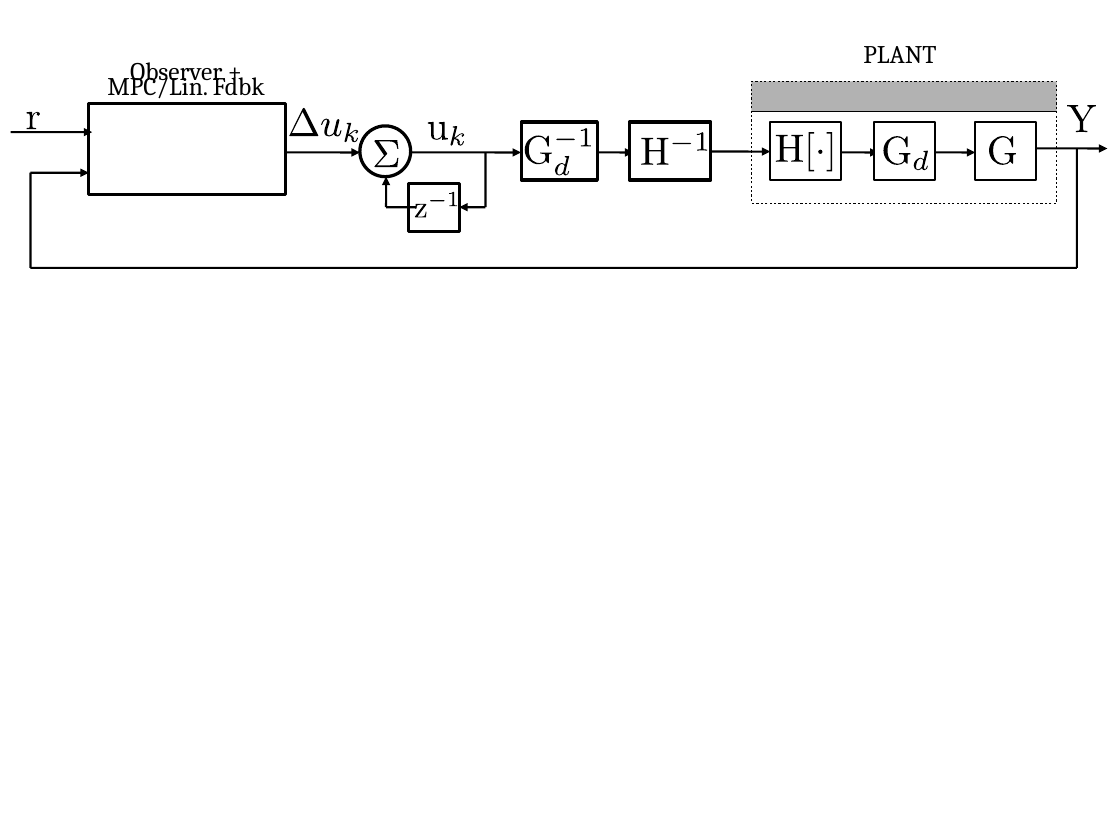
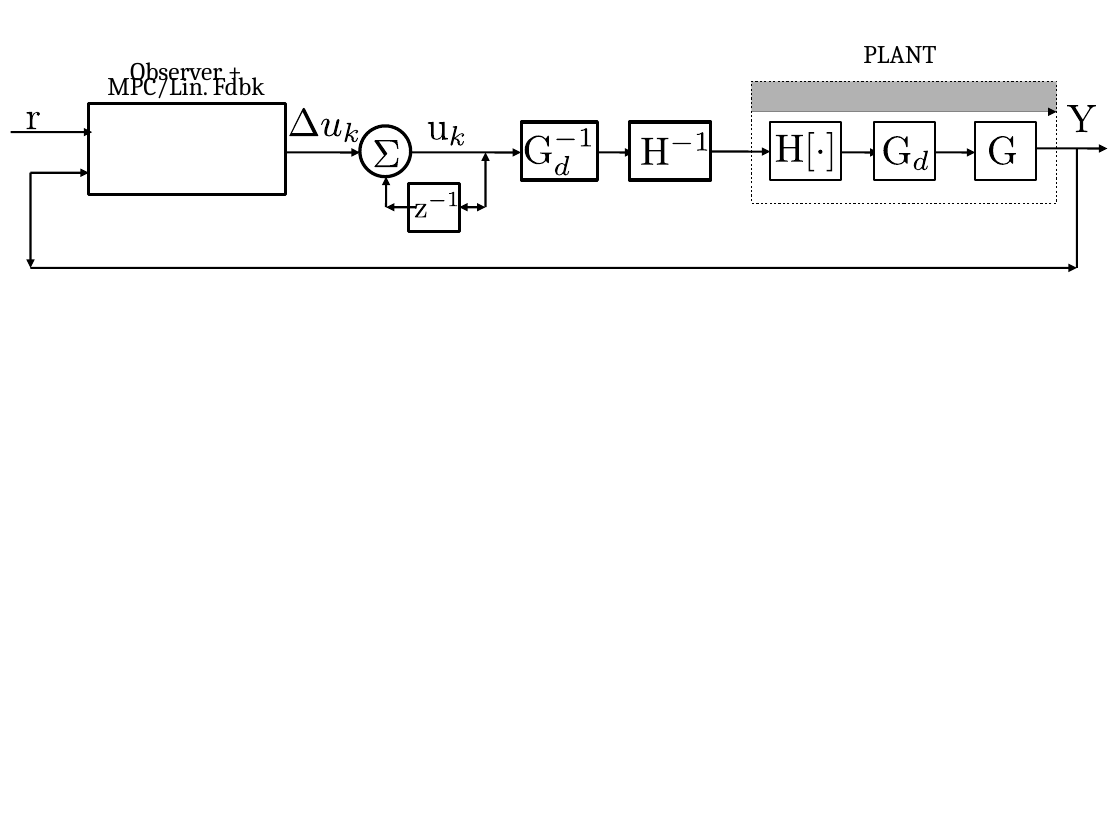
Before and after one commit to BruceXiefromnpu/afm_mpc, a slide deck: slide 2 of latex/figures/blocks/ss_block_diagram.odp. Drawn at 1120x840 pixels with LibreOffice and Linux fonts; fonts in the diff are those of the drawing. Boxes give left, top, right and bottom in pixels: in the first picture for what was removed or moved away, otherwise in the second. Text is boxed around its words. In the diff, an @@ line names an element or a change of style, - is before the commit and + after.

```diff
--- a/latex/figures/blocks/ss_block_diagram.odp
+++ b/latex/figures/blocks/ss_block_diagram.odp
@@ line (752, 112) - (1057, 112): line to arrow @@
@@ line (30, 173) - (30, 268): line to arrow @@
@@ line (486, 207) - (486, 152): line to arrow @@
@@ line (417, 207) - (386, 207): line to arrow @@
@@ arrow (459, 207) - (486, 207): arrow to double arrow @@
@@ line (30, 268) - (1077, 268): line to arrow @@
```
Also in this commit, not shown: 2 other slides changed, 1 slide added, 5 other files.
